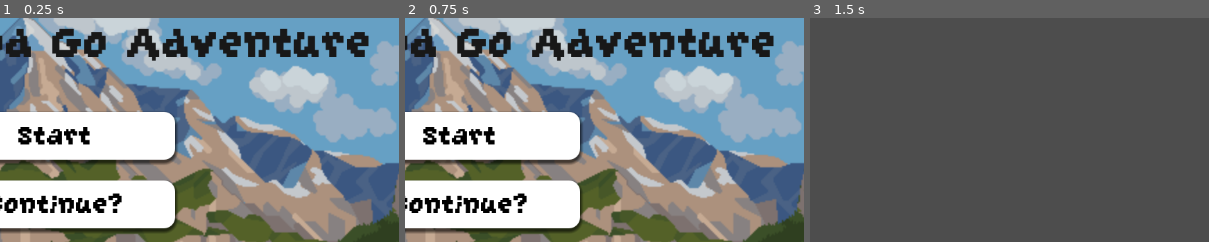
Above: before the commit, frames 1-3 (left to right).
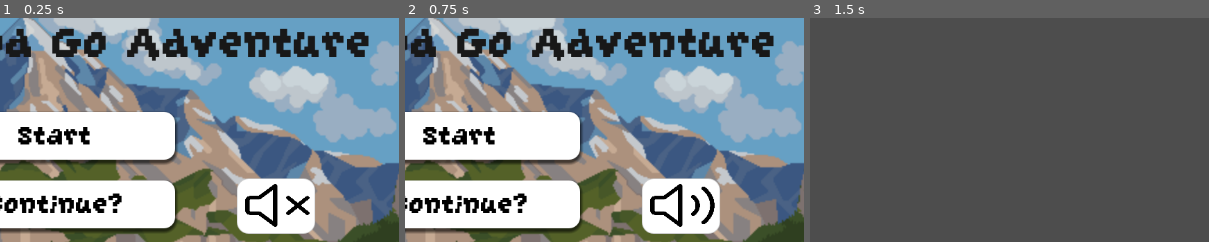
Above: after the commit, the same moments.

Repository: EavhengHor/CS428_Game
Game: Godot game, scene res://User_Interface_Scene/start_ui.tscn
Two runs of this game, one before a commit and one after it. Both use one fixed random seed, a clock stepped at 60 frames per second and the inputs below.
Inputs (mouse positions are % of the whole screen's width and height, from its top left):
- Up to frame 1 (0.25 s): no input
- Up to frame 2 (0.75 s): click (78, 54) at 0.52 s
- Up to frame 3 (1.5 s): click "Start" at 1.25 s
The pictures show only the part of the screen within x 43-93%, y 12-62%; the shares and areas given below are measured in that part.

The runs differ from the first frame. In frame 1, 4.7% of the frame differs, in the area x 59-79%, y 71-97%; in frame 2, 4.7%; in frame 3, nothing differs.

Commit message:
added mute button to the main manu

Diff:
--- /dev/null
+++ b/Assets/Eavheng_Hor_Asset/Button/mute.svg
@@ -0,0 +1,2 @@
+<?xml version="1.0" encoding="utf-8"?><!-- Uploaded to: SVG Repo, www.svgrepo.com, Generator: SVG Repo Mixer Tools -->
+<svg fill="#000000" width="800px" height="800px" viewBox="0 0 24 24" xmlns="http://www.w3.org/2000/svg"><path fill-rule="evenodd" d="M12 3.75a.75.75 0 00-1.255-.555L5.46 8H2.75A1.75 1.75 0 001 9.75v4.5c0 .966.784 1.75 1.75 1.75h2.71l5.285 4.805A.75.75 0 0012 20.25V3.75zM6.255 9.305l4.245-3.86v13.11l-4.245-3.86a.75.75 0 00-.505-.195h-3a.25.25 0 01-.25-.25v-4.5a.25.25 0 01.25-.25h3a.75.75 0 00.505-.195z"/><path d="M16.28 8.22a.75.75 0 10-1.06 1.06L17.94 12l-2.72 2.72a.75.75 0 101.06 1.06L19 13.06l2.72 2.72a.75.75 0 101.06-1.06L20.06 12l2.72-2.72a.75.75 0 00-1.06-1.06L19 10.94l-2.72-2.72z"/></svg>
--- /dev/null
+++ b/Assets/Eavheng_Hor_Asset/Button/unmute.svg
@@ -0,0 +1,2 @@
+<?xml version="1.0" encoding="utf-8"?><!-- Uploaded to: SVG Repo, www.svgrepo.com, Generator: SVG Repo Mixer Tools -->
+<svg fill="#000000" width="800px" height="800px" viewBox="0 0 24 24" xmlns="http://www.w3.org/2000/svg"><path fill-rule="evenodd" d="M11.553 3.064A.75.75 0 0112 3.75v16.5a.75.75 0 01-1.255.555L5.46 16H2.75A1.75 1.75 0 011 14.25v-4.5C1 8.784 1.784 8 2.75 8h2.71l5.285-4.805a.75.75 0 01.808-.13zM10.5 5.445l-4.245 3.86a.75.75 0 01-.505.195h-3a.25.25 0 00-.25.25v4.5c0 .138.112.25.25.25h3a.75.75 0 01.505.195l4.245 3.86V5.445z"/><path d="M18.718 4.222a.75.75 0 011.06 0c4.296 4.296 4.296 11.26 0 15.556a.75.75 0 01-1.06-1.06 9.5 9.5 0 000-13.436.75.75 0 010-1.06z"/><path d="M16.243 7.757a.75.75 0 10-1.061 1.061 4.5 4.5 0 010 6.364.75.75 0 001.06 1.06 6 6 0 000-8.485z"/></svg>
--- a/User_Interface_Scene/Main_Menu.gd
+++ b/User_Interface_Scene/Main_Menu.gd
@@ -23,3 +23,12 @@
 func _on_exit_button_pressed() -> void:
 	print("Exit Pressed")
 	get_tree().quit()
+
+
+func _on_mute_button_pressed() -> void:
+	print("Mute Pressed")
+	# This finds the main pipeline for ALL game audio
+	var master_bus = AudioServer.get_bus_index("Master")
+
+	# This shuts off that main pipeline entirely based on your button state
+	AudioServer.set_bus_mute(master_bus, $Mute_Background/Mute_Button.button_pressed)
--- a/User_Interface_Scene/start_ui.tscn
+++ b/User_Interface_Scene/start_ui.tscn
@@ -3,6 +3,8 @@
 [ext_resource type="Texture2D" uid="uid://o2ishhlndqe1" path="res://Assets/Eavheng_Hor_Asset/Static_Image/Nature Landscapes Free Pixel Art/nature_3/orig.png" id="1_1gkur"]
 [ext_resource type="Script" uid="uid://b14rbsd11y4bt" path="res://User_Interface_Scene/Main_Menu.gd" id="1_yd2q1"]
 [ext_resource type="FontFile" uid="uid://dsvkmoluox358" path="res://Assets/Font/GrapeSoda_Font.ttf" id="2_bm5rj"]
+[ext_resource type="Texture2D" uid="uid://dqb5np1hwtpr4" path="res://Assets/Eavheng_Hor_Asset/Button/mute.svg" id="4_7m8lf"]
+[ext_resource type="Texture2D" uid="uid://b3nrw2r6v31mo" path="res://Assets/Eavheng_Hor_Asset/Button/unmute.svg" id="5_gocb0"]
 
 [sub_resource type="StyleBoxTexture" id="StyleBoxTexture_bm5rj"]
 texture = ExtResource("1_1gkur")
@@ -34,6 +36,17 @@
 corner_radius_bottom_left = 16
 shadow_size = 5
 shadow_offset = Vector2(0, 3.41)
+
+[sub_resource type="StyleBoxFlat" id="StyleBoxFlat_7m8lf"]
+bg_color = Color(1, 1, 1, 1)
+border_width_left = 1
+border_width_top = 1
+border_width_right = 1
+border_width_bottom = 1
+corner_radius_top_left = 16
+corner_radius_top_right = 16
+corner_radius_bottom_right = 16
+corner_radius_bottom_left = 16
 
 [node name="Start_UI" type="Control" unique_id=2067350778]
 layout_mode = 3
@@ -124,6 +137,36 @@
 horizontal_alignment = 1
 vertical_alignment = 1
 
+[node name="Mute_Background" type="Panel" parent="." unique_id=770510252]
+layout_mode = 0
+offset_left = 836.0
+offset_top = 308.0
+offset_right = 949.0
+offset_bottom = 388.0
+theme_override_styles/panel = SubResource("StyleBoxFlat_7m8lf")
+
+[node name="Mute_Button" type="TextureButton" parent="Mute_Background" unique_id=1733452976]
+layout_mode = 1
+anchors_preset = 6
+anchor_left = 1.0
+anchor_top = 0.5
+anchor_right = 1.0
+anchor_bottom = 0.5
+offset_left = -105.0
+offset_top = -42.0
+offset_right = -4.0
+offset_bottom = 40.0
+grow_horizontal = 0
+grow_vertical = 2
+toggle_mode = true
+texture_normal = ExtResource("4_7m8lf")
+texture_pressed = ExtResource("5_gocb0")
+ignore_texture_size = true
+stretch_mode = 0
+
+[node name="AudioStreamPlayer" type="AudioStreamPlayer" parent="." unique_id=1097701184]
+
 [connection signal="pressed" from="VBoxContainer/Start_Button" to="." method="_on_start_button_pressed"]
 [connection signal="pressed" from="VBoxContainer/Continue_Button" to="." method="_on_continue_button_pressed"]
 [connection signal="pressed" from="VBoxContainer/Exit_Button" to="." method="_on_exit_button_pressed"]
+[connection signal="pressed" from="Mute_Background/Mute_Button" to="." method="_on_mute_button_pressed"]
Not shown, added: Assets/Eavheng_Hor_Asset/Button/mute.svg.import
Not shown, added: Assets/Eavheng_Hor_Asset/Button/unmute.svg.import
